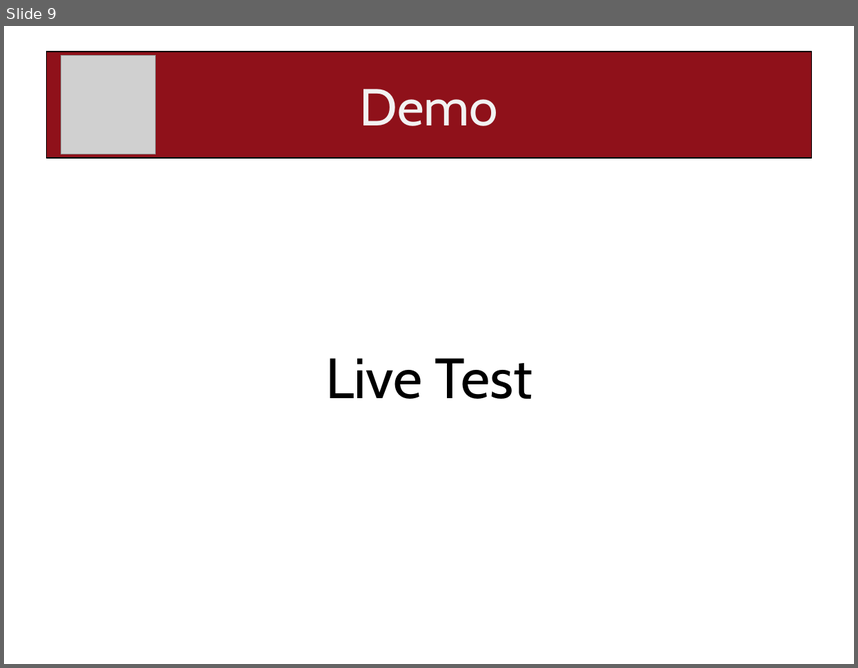
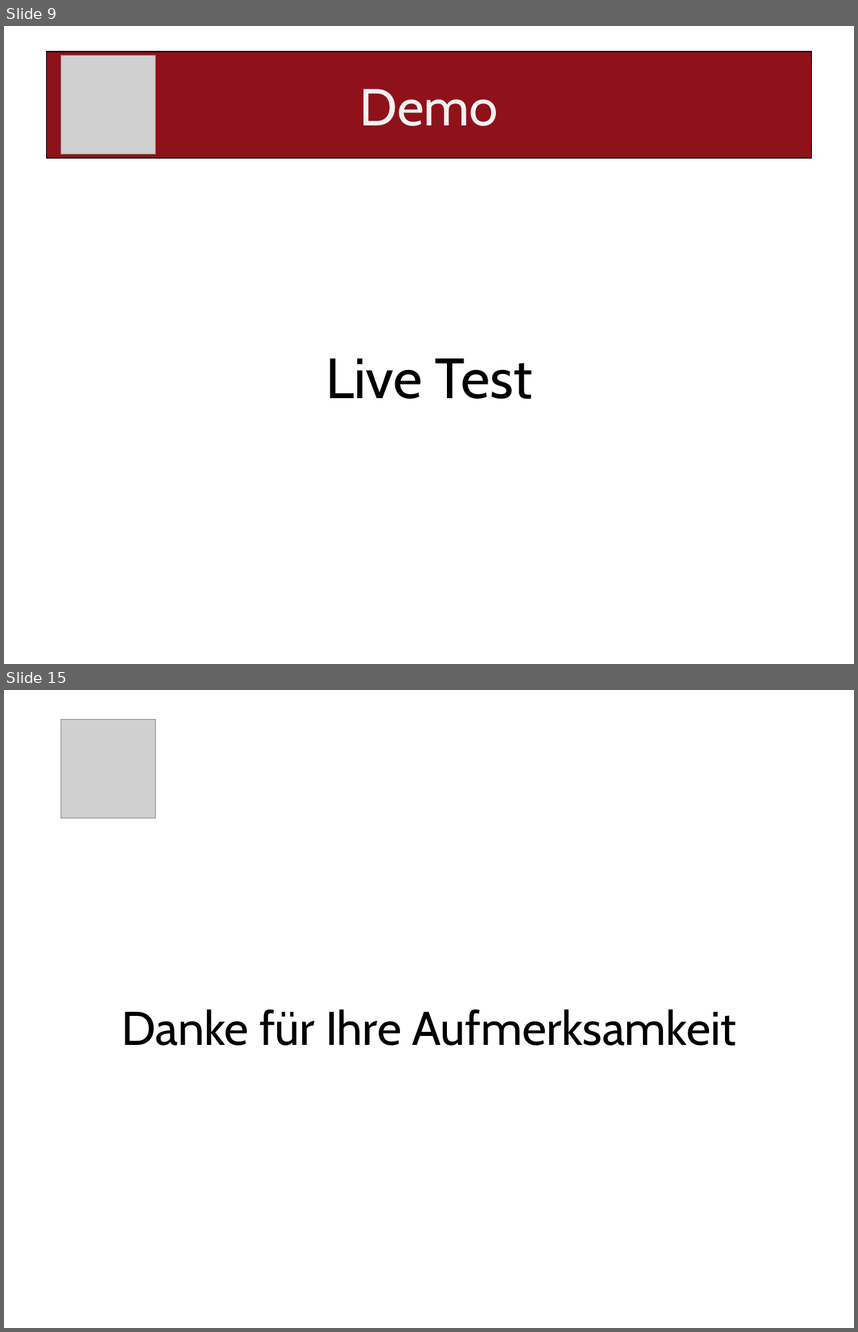
Before and after one commit to paulisch/archivist, a slide deck: Documentation/ProjectDocumentation/Presentation.pptx. Shown one above the other, each under a label of ours: slide 9 before the commit, slides 9 and 15 after it; the slides between them are not shown. The pictures are 858x668 and 858x1332 pixels, drawn with LibreOffice and Linux fonts; fonts in the diff are those of the drawing; grey boxes stand for pictures. Boxes give left, top, right and bottom in pixels: in the first picture for what was removed or moved away, otherwise in the second. Text is boxed around its words. In the diff, an @@ line names an element or a change of style, - is before the commit and + after.

```diff
--- a/Documentation/ProjectDocumentation/Presentation.pptx
+++ b/Documentation/ProjectDocumentation/Presentation.pptx
@@ slide 15 added at <box>4,690,854,1328</box>, background #FFFFFF @@
@@ picture added at <box>61,719,156,818</box> @@
@@ text added at <box>122,1009,736,1045</box>, 40 pt, text #000000 @@
+Danke für Ihre Aufmerksamkeit
```
Also in this commit, not shown: 6 slides changed, 1 other file.
